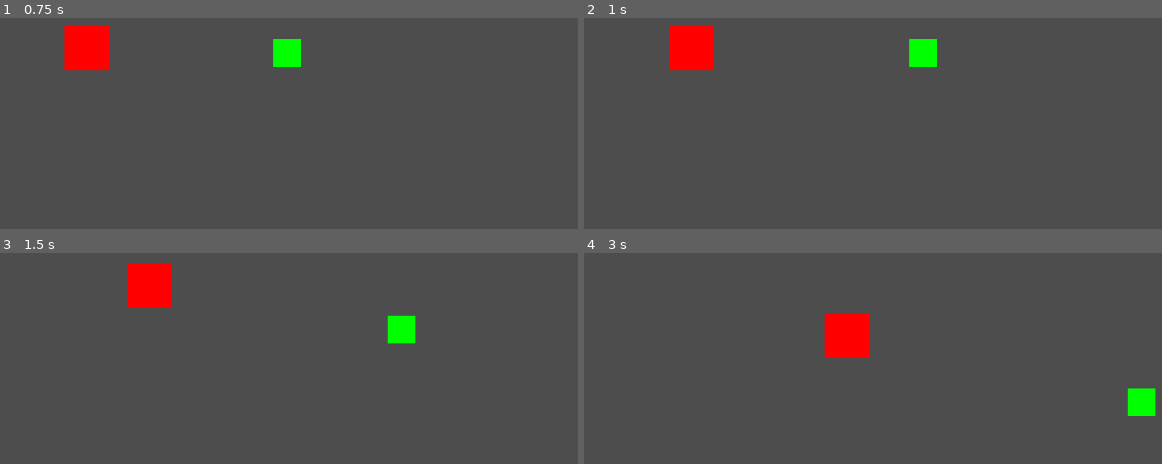
Above: before the commit, frames 1-4 (two rows, left to right).
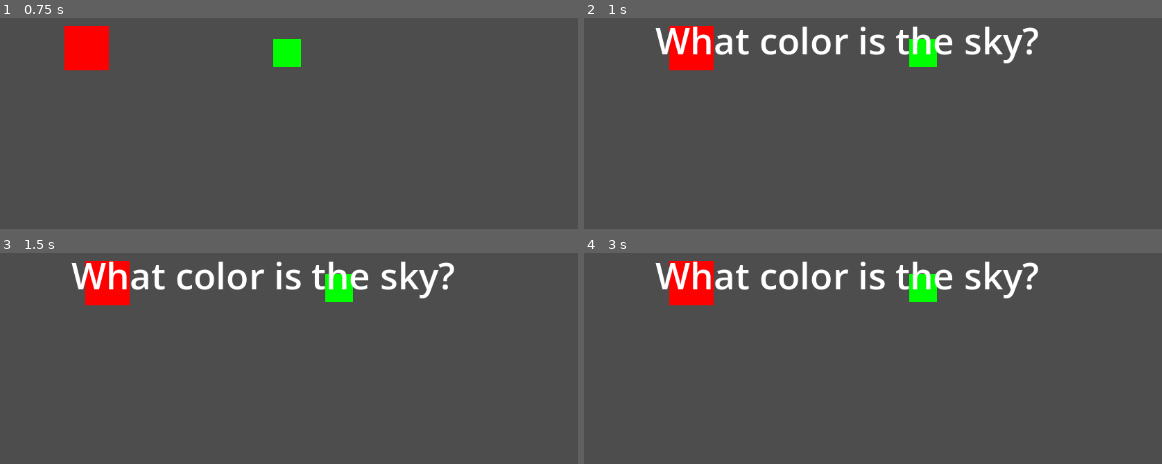
Above: after the commit, the same moments.

Repository: etper/question-mark-game
Game: Godot game, scene res://main.tscn
The game is run twice, just before and just after one commit, with the same random seed, the same clock (stepped at 60 frames per second) and the same inputs.
Inputs:
- Up to frame 1 (0.75 s): hold Right (ui_right) from 0.53 s (still down)
- Up to frame 2 (1 s): keep holding Right (ui_right)
- Up to frame 3 (1.5 s): release Right (ui_right) at 1.28 s; hold Down (ui_down) from 1.28 s (still down)
- Up to frame 4 (3 s): release Down (ui_down) at 2.03 s; hold Right (ui_right) 2.03-2.78 s; hold Up (ui_up) from 2.78 s (still down)

Frame 1 is identical in both runs. In frame 2, 3.3% of the frame differs, in the area x 12-79%, y 3-22%; in frame 3, 6.8%; in frame 4, 7.3%, in the area x 12-99%, y 3-78%.

Commit message:
question appearing

Diff:
--- a/main.gd
+++ b/main.gd
@@ -2,17 +2,28 @@
 
 var paused_now = false
 
+var questions = [
+	"What is 2 + 2?",
+	"What color is the sky?"
+]
+
 func _ready():
-	$Timer.wait_time = 10.0
+	$QuestionPanel.visible = false
+
+	$Timer.wait_time = 1.0
 	$Timer.start()
 
 func _on_timer_timeout():
 	if paused_now:
 		get_tree().paused = false
+		$QuestionPanel.visible = false
 		$Timer.wait_time = 10.0
 	else:
 		get_tree().paused = true
-		$Timer.wait_time = 2.0
+
+		var q = questions.pick_random()
+		$QuestionPanel/QuestionLabel.text = q
+		$QuestionPanel.visible = true
 
 	paused_now = !paused_now
 	$Timer.start()
--- a/main.tscn
+++ b/main.tscn
@@ -18,4 +18,18 @@
 wait_time = 10.0
 autostart = true
 
+[node name="QuestionPanel" type="Panel" parent="." unique_id=181747024]
+grow_horizontal = 2
+grow_vertical = 2
+metadata/_edit_use_anchors_ = true
+
+[node name="QuestionLabel" type="Label" parent="QuestionPanel" unique_id=1874791770]
+layout_mode = 0
+offset_right = 1152.0
+offset_bottom = 648.0
+theme_override_font_sizes/font_size = 53
+text = "What color is the sky?"
+horizontal_alignment = 1
+vertical_alignment = 1
+
 [connection signal="timeout" from="Timer" to="." method="_on_timer_timeout"]
